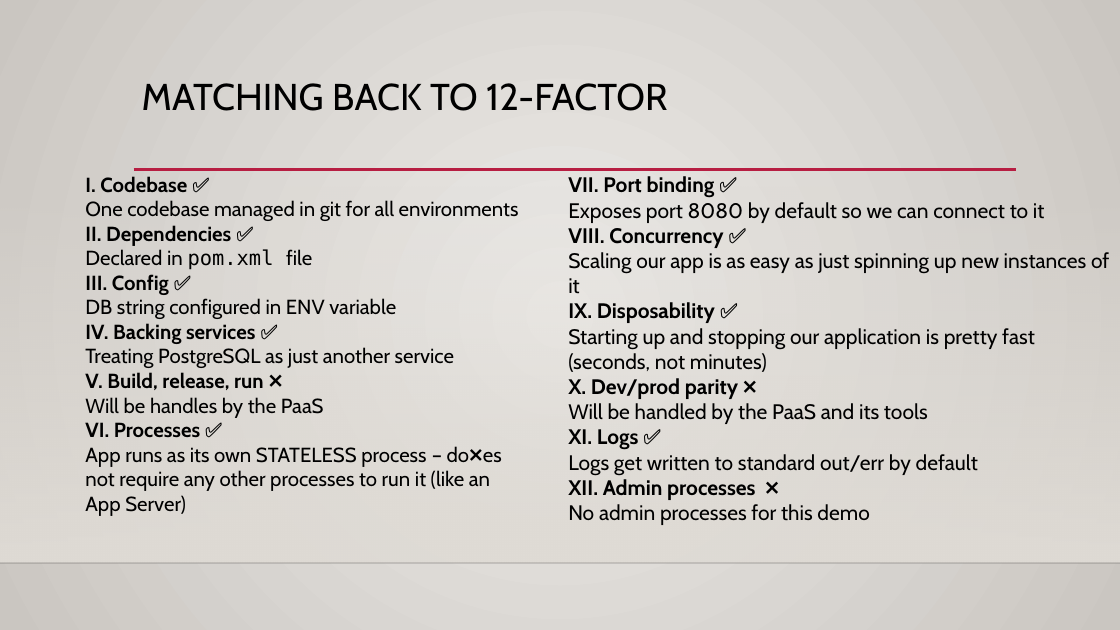
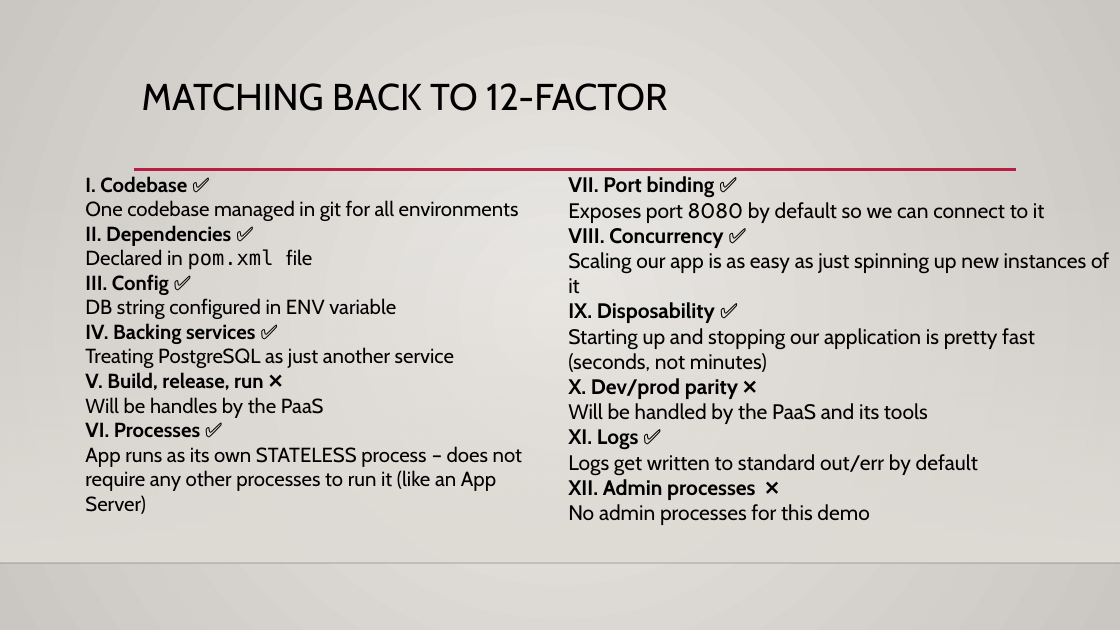
Before and after one commit to EtienneK/arch-f2f-2017-03, a slide deck: slide 13 of presentation.pptx. Drawn at 1120x630 pixels with LibreOffice and Linux fonts; fonts in the diff are those of the drawing; background and template pictures are left out. Boxes give left, top, right and bottom in pixels: in the first picture for what was removed or moved away, otherwise in the second. Text is boxed around its words. In the diff, an @@ line names an element or a change of style, - is before the commit and + after.

Commit message:
Fixed error in presentation

```diff
--- a/presentation.pptx
+++ b/presentation.pptx
@@ text at (85,176,522,514): text changed @@
-I. Codebase ✅
-One codebase managed in git for all environments
-II. Dependencies ✅
-Declared in pom.xml file
-III. Config ✅
-DB string configured in ENV variable
-IV. Backing services ✅
-Treating PostgreSQL as just another service
-V. Build, release, run ❌
-Will be handles by the PaaS
-VI. Processes ✅
-App runs as its own STATELESS process – do❌es not require any other processes to run it (like an App Server)
+I. Codebase ✅
+One codebase managed in git for all environments
+II. Dependencies ✅
+Declared in pom.xml file
+III. Config ✅
+DB string configured in ENV variable
+IV. Backing services ✅
+Treating PostgreSQL as just another service
+V. Build, release, run ❌
+Will be handles by the PaaS
+VI. Processes ✅
+App runs as its own STATELESS process – does not require any other processes to run it (like an App Server)
```
